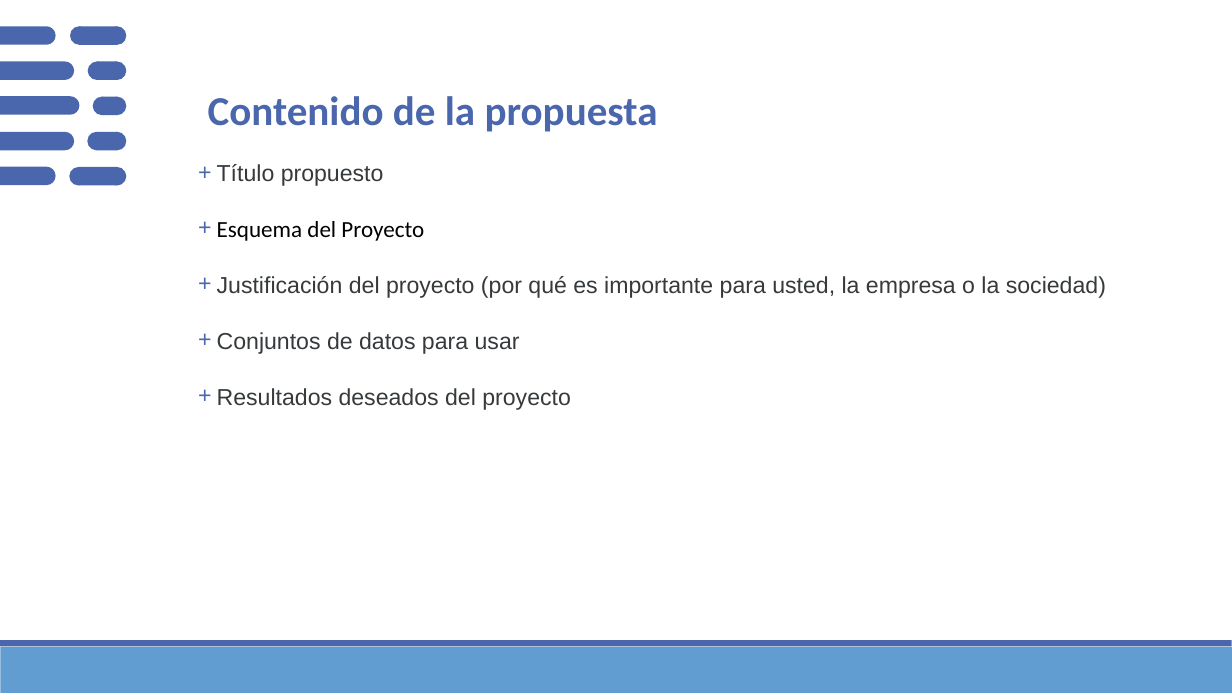
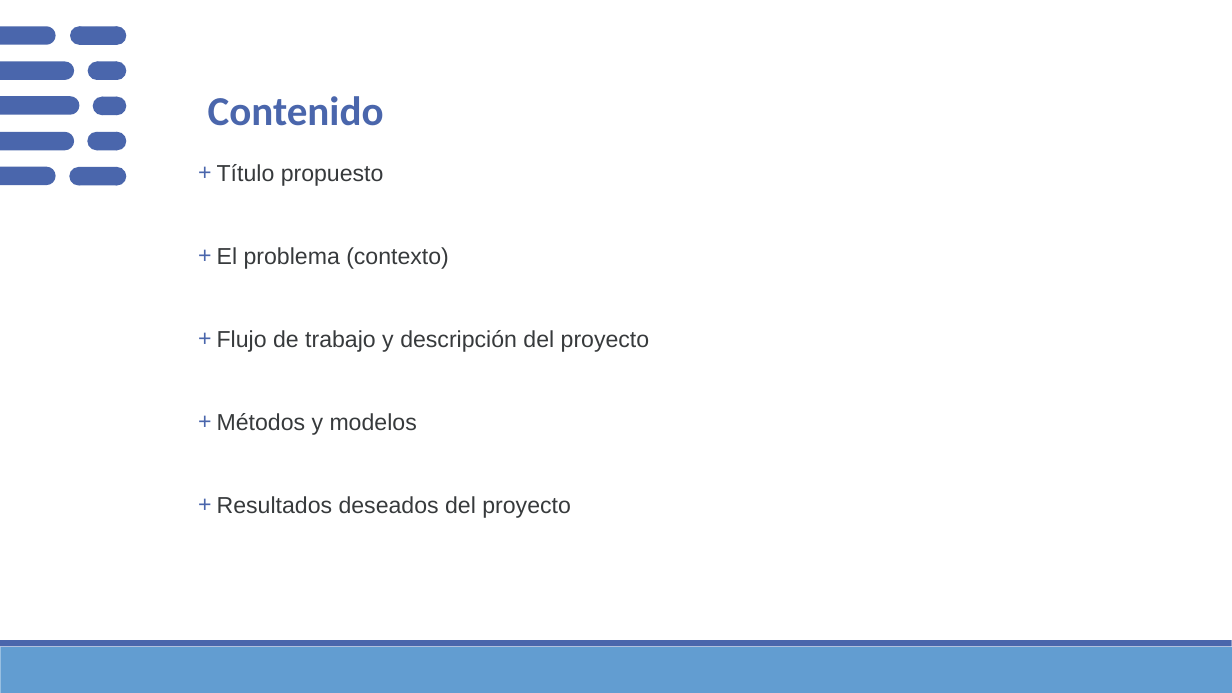
Before and after one commit to Sergio-Ibarra-1795/Diplomado_UNAM_DC_Full_gitHub, a slide deck: slide 2 of Diplomado_DS_Proyecto_Final/Proyecto_final_Diplomado_DS_UNAM_v0.pptx. Drawn at 1232x693 pixels with LibreOffice and Linux fonts; fonts in the diff are those of the drawing. Boxes give left, top, right and bottom in pixels: in the first picture for what was removed or moved away, otherwise in the second. Text is boxed around its words. In the diff, an @@ line names an element or a change of style, - is before the commit and + after.

```diff
--- a/Diplomado_DS_Proyecto_Final/Proyecto_final_Diplomado_DS_UNAM_v0.pptx
+++ b/Diplomado_DS_Proyecto_Final/Proyecto_final_Diplomado_DS_UNAM_v0.pptx
@@ title at box(208, 96, 384, 126): text changed @@
-Contenido de la propuesta
+Contenido
@@ text at box(217, 247, 650, 435): text changed @@
-+ Esquema del Proyecto
-+ Justificación del proyecto (por qué es importante para usted, la empresa o la sociedad)
-+ Conjuntos de datos para usar
++ El problema (contexto)
++ Flujo de trabajo y descripción del proyecto
++ Métodos y modelos
@@ text at box(217, 496, 571, 518): less space between paragraphs @@
```
Also in this commit, not shown: 4 other slides changed, 2 other files.
